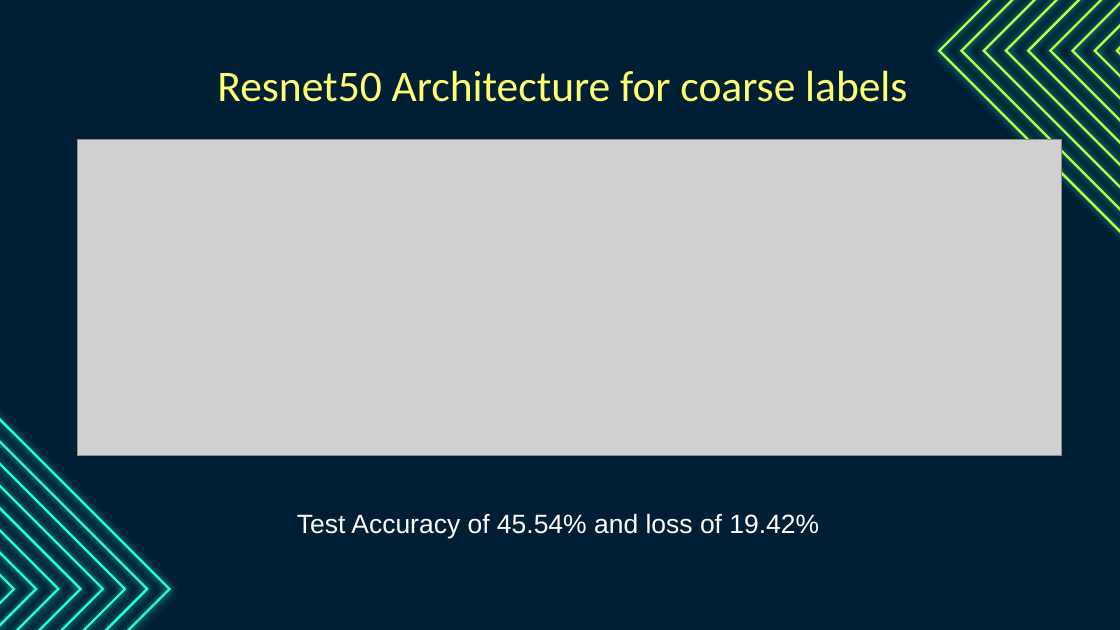
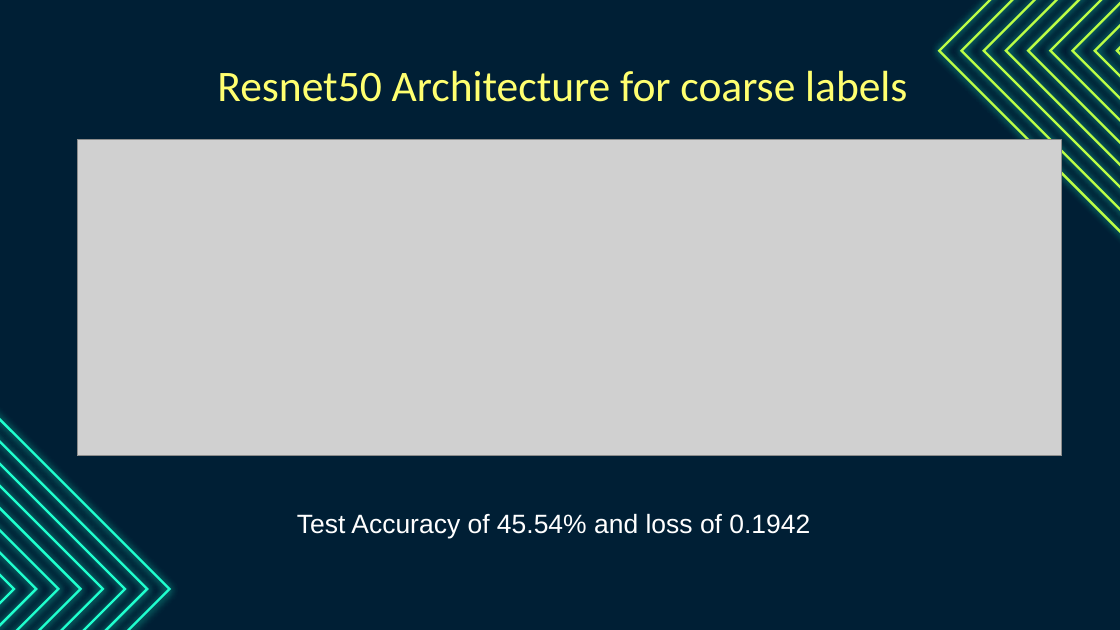
Before and after one commit to Amirrahman19/DeepLearning, a slide deck: slide 12 of CA1/PartB/Cifar100.pptx. Drawn at 1120x630 pixels with LibreOffice and Linux fonts; fonts in the diff are those of the drawing; grey boxes stand for pictures. Boxes give left, top, right and bottom in pixels: in the first picture for what was removed or moved away, otherwise in the second. Text is boxed around its words. In the diff, an @@ line names an element or a change of style, - is before the commit and + after.

```diff
--- a/CA1/PartB/Cifar100.pptx
+++ b/CA1/PartB/Cifar100.pptx
@@ text at (297,513,810,539): text changed @@
-Test Accuracy of 45.54% and loss of 19.42%
+Test Accuracy of 45.54% and loss of 0.1942
```
Also in this commit, not shown: 1 other slide changed, 2 other files.
